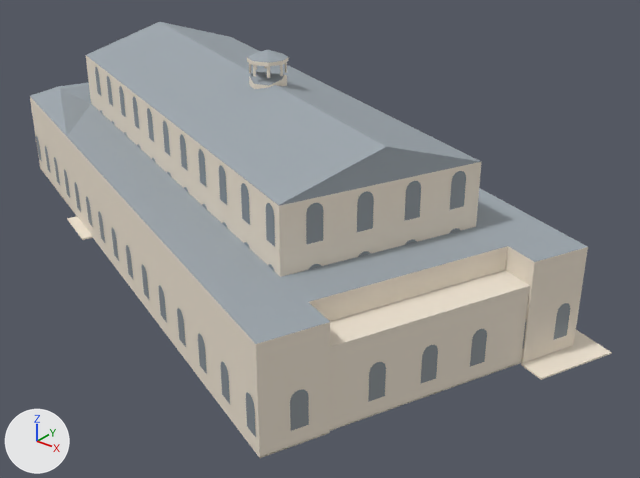
The glTF model data/paris/modeles/ol/theatre-du-chatelet.glb, before and after one commit.
Rendered twice from a 50 mm lens placed at (79.6, -85.3, 56.4), pointed at (10.6, 0.9, 3.0). Lighting does not change. The marker at lower left points along +X, +Y and +Z. The older version comes first. Vertices at exactly the same position are counted once.

Objects in the first picture: 'roof', 'stone', 'window'.
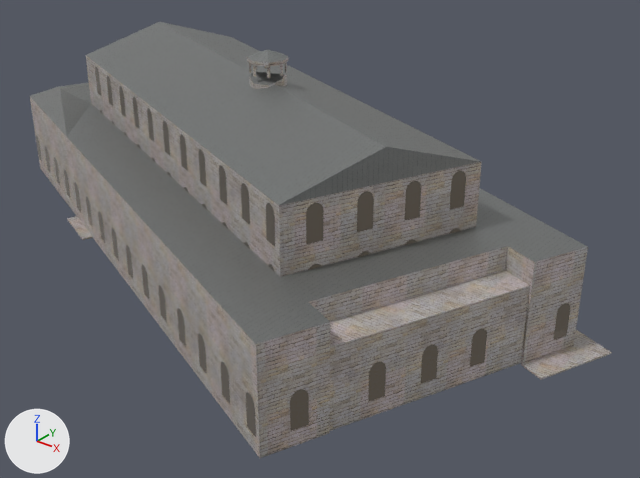
Where the newer file only moved an object's origin or applied its transform, the numbers keep the older frame.

Pixel boxes [x1, y1, x2, y2] of what changed, in the pictures (640 x 478 px; the box of a moved part takes in the faces that stretch with it):
'stone', surface changed (pale yellow to grey): [30, 56, 612, 458] in both
'roof', surface changed (darker): [30, 22, 588, 344] in both
'window', surface changed: [36, 67, 570, 437] in both
part 1 of me_osm_ensemble_foundation, deleted: before [249, 74, 287, 86]
part 2 of me_way_248804637_roof, moved or reshaped: [30, 89, 330, 344] in both

Diff of the bpy script that builds the scene:
```diff
--- a/data/paris/modeles/ol/theatre-du-chatelet.glb.py
+++ b/data/paris/modeles/ol/theatre-du-chatelet.glb.py
@@ mat_stone @@
 mat_stone = bpy.data.materials.new('stone')
-# nodes: BsdfPrincipled, OutputMaterial
-# colours: pale yellow #efe4d3
+# nodes: BsdfPrincipled, Mix, NormalMap, OutputMaterial, SeparateColor, TexImage x3, VertexColor
+# uses the picture img_stone_c_jpg
+# uses the picture img_stone_n_jpg
+# uses the picture img_stone_orm_jpg
@@ mat_roof @@
 mat_roof = bpy.data.materials.new('roof')
-# nodes: BsdfPrincipled, OutputMaterial
-# colours: grey #9da6ad
+# nodes: BsdfPrincipled, Mix, NormalMap, OutputMaterial, SeparateColor, TexImage x3, VertexColor
+# uses the picture img_roof_c_jpg
+# uses the picture img_roof_n_jpg
+# uses the picture img_roof_orm_jpg
@@ mat_window @@
 mat_window = bpy.data.materials.new('window')
-# nodes: BsdfPrincipled, OutputMaterial
-# colours: blue #64798a, brown #453e31
+# nodes: BsdfPrincipled, Mix, NormalMap, OutputMaterial, SeparateColor, TexImage x3, VertexColor
+# colours: brown #453e31, mixed with the vertex colours
+# uses the picture img_window_c_jpg
+# uses the picture img_window_n_jpg
+# uses the picture img_window_orm_jpg
@@ me_osm_ensemble_foundation @@
-me_osm_ensemble_foundation.from_pydata(...)  # 209 vertices, 316 faces; spans x -49.1..51.9, y -35.8..37.1, z 0.0..28.0
+me_osm_ensemble_foundation.from_pydata(...)  # 200 vertices, 314 faces; spans x -49.1..51.9, y -35.8..37.1, z 0.0..28.0
+# me_osm_ensemble_foundation part 1: 7 vertices removed from x 2.2..7.0, y -4.6..0.2, z 25.0
+# other edits to the shape of me_osm_ensemble_foundation do not show in these pictures
 me_osm_ensemble_foundation.materials.append(mat_stone)
@@ me_way_248804637_roof @@
 me_way_248804637_roof.from_pydata(...)  # 56 vertices, 58 faces; spans x -49.1..47.8, y -35.8..35.6, z 13.0..29.0
 # verts and faces of me_way_248804637_roof; kept vertices keep their numbers, new ones are numbered from 56
+# me_way_248804637_roof part 2
+delete_faces([(23, 29, 30), (24, 30, 40), (35, 39, 44), (34, 35, 44), (25, 35, 31), (29, 40, 30)])
+delete_faces([(31, 35, 34), (39, 40, 44)])
+faces += [(23, 29, 40), (23, 30, 29), (23, 40, 24), (35, 40, 44), (35, 44, 39), (34, 39, 44)]
+faces += [(25, 39, 31), (31, 39, 34)]
 me_way_248804637_roof.materials.append(mat_roof)
```
